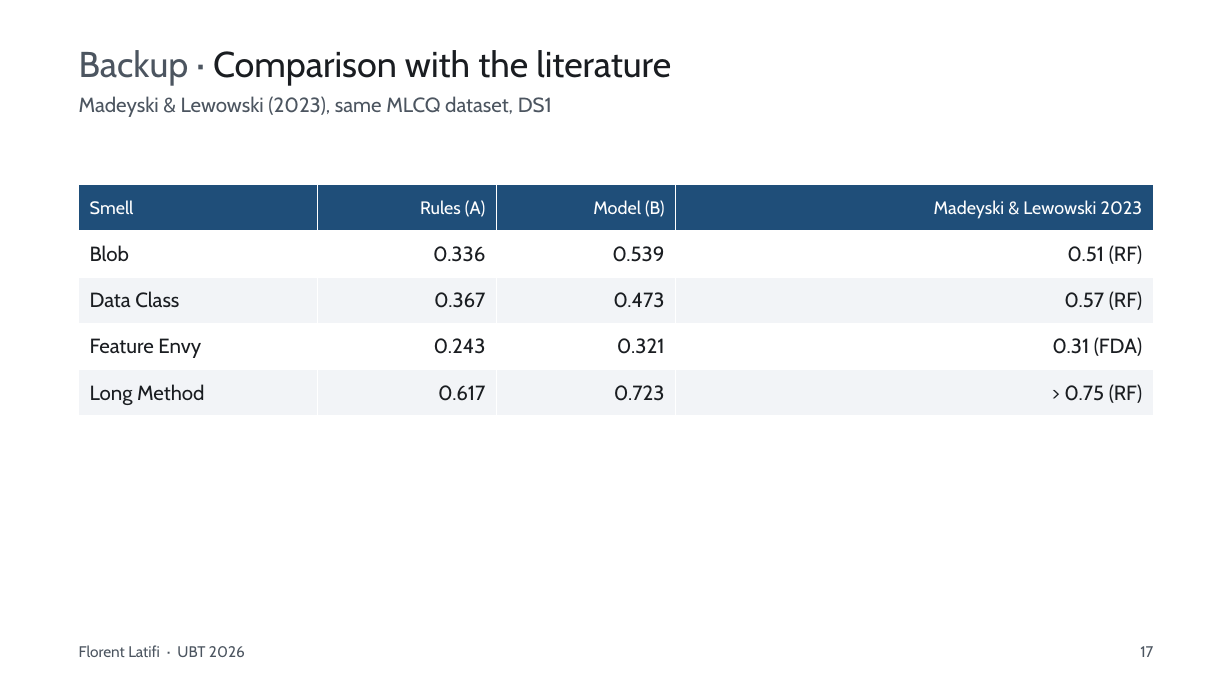
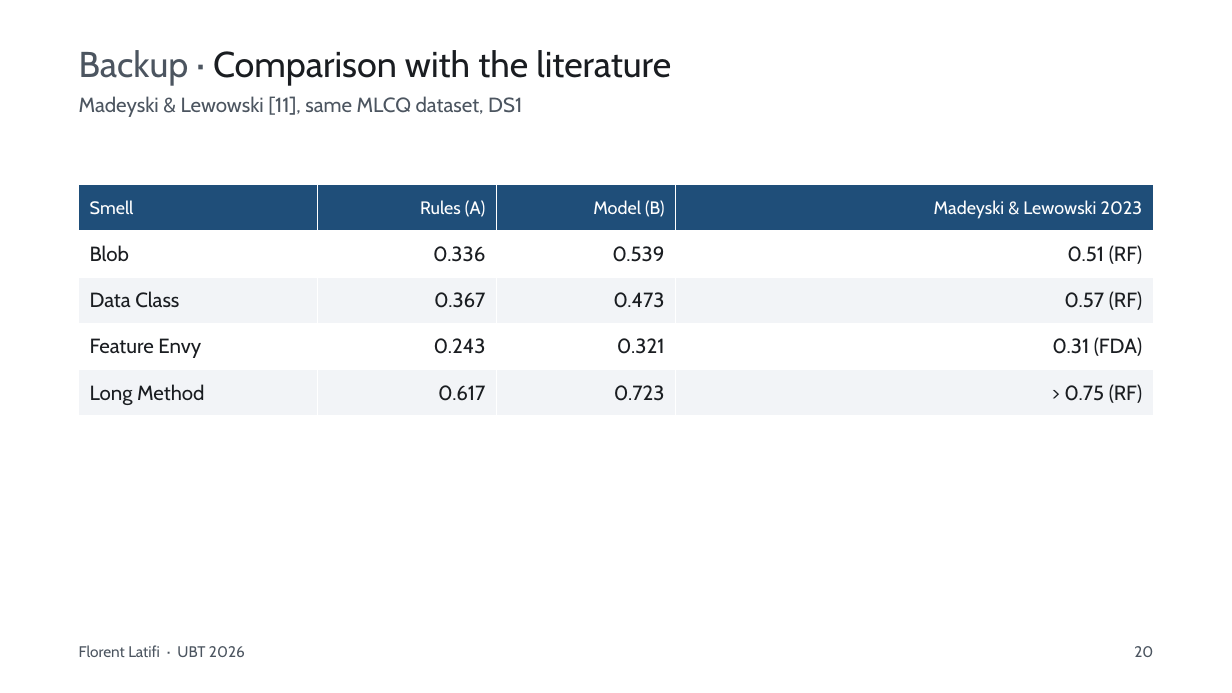
Before and after one commit to FlorentLatifi/Code-Smell-Detection-and-Refactoring-Recommendations, a slide deck: slide 20 of docs/konferenca/UBT2026_Florent_Latifi.pptx (slide 17 before the commit). Drawn at 1232x693 pixels with LibreOffice and Linux fonts; fonts in the diff are those of the drawing. Boxes give left, top, right and bottom in pixels: in the first picture for what was removed or moved away, otherwise in the second. Text is boxed around its words. In the diff, an @@ line names an element or a change of style, - is before the commit and + after.

```diff
--- a/docs/konferenca/UBT2026_Florent_Latifi.pptx
+++ b/docs/konferenca/UBT2026_Florent_Latifi.pptx
@@ text at (79,96,522,117): text changed @@
-Madeyski & Lewowski (2023), same MLCQ dataset, DS1
+Madeyski & Lewowski [11], same MLCQ dataset, DS1
@@ text at (1134,646,1153,657): text changed @@
-17
+20
```
Also in this commit, not shown: 14 other slides changed, 4 slides added, 1 slide removed, 7 other files.
